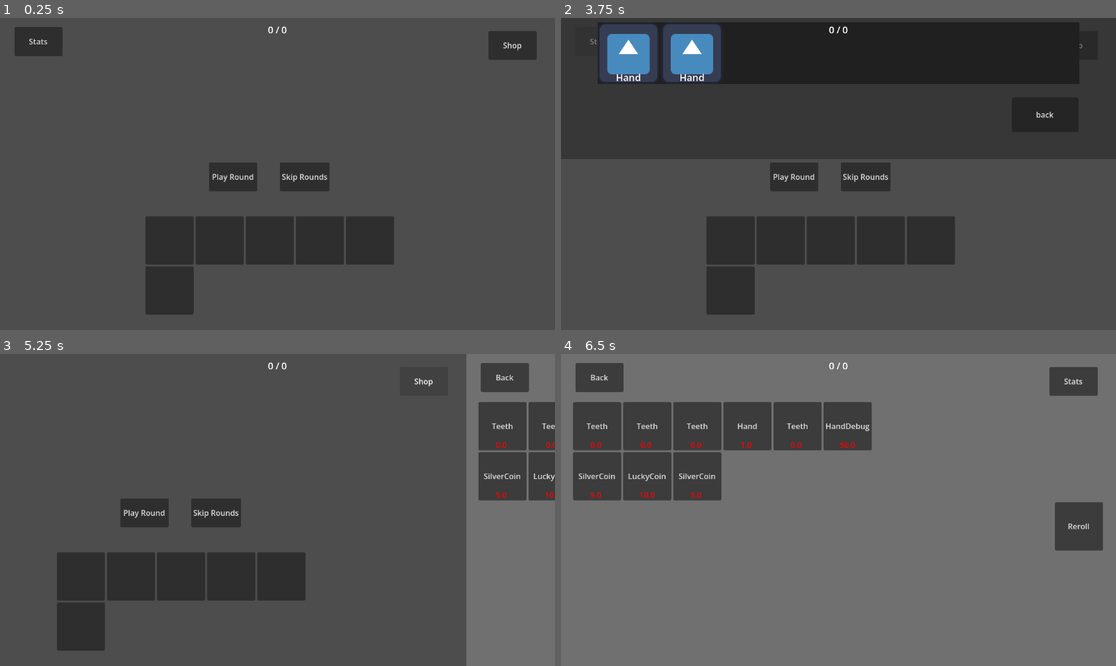
Above: before the commit, frames 1-4 (two rows, left to right).
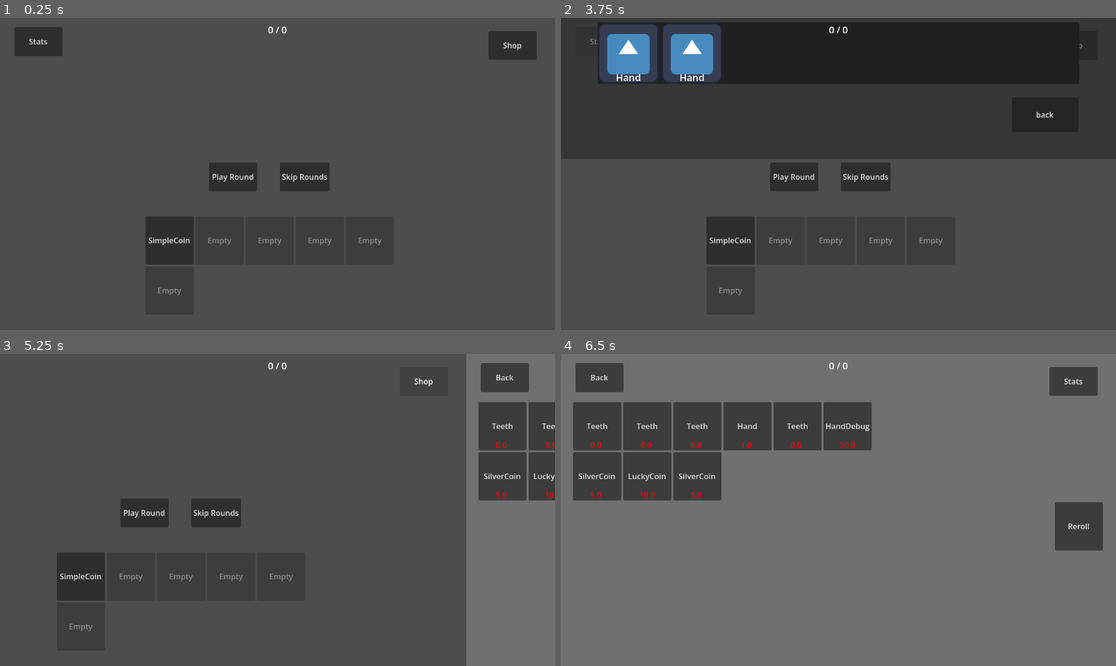
Above: after the commit, the same moments.

Repository: iceknith/Organ-Gambler-Full
Game: Godot game, scene res://src/game_scenes/main/main.tscn
Two runs of this game, one before a commit and one after it. Both use one fixed random seed, a clock stepped at 60 frames per second and the inputs below. The engine's default icon, where the game draws it, is replaced by a stand-in: a white triangle on a blue panel in a dark square.
Inputs (mouse positions are in pixels of both pictures, inside the frame that each line leads up to):
- Up to frame 1 (0.25 s): no input
- Up to frame 2 (3.75 s): click "Play Round" at 0.5 s; click "Play Round" at 1.25 s; click "Skip Rounds" at 2 s; click "Skip Rounds" at 2.75 s; click "Stats" at 3.5 s
- Up to frame 3 (5.25 s): tap Enter (ui_accept) at 4.25, 4.52 s; move the mouse to (249, 572) at 4.27 s; hold Up 4.28-5 s; hold Shift 4.28-5 s; click (249, 572) at 4.42 s; click "Shop" at 5 s
- Up to frame 4 (6.5 s): drag from (1005, 556) to (810, 572) at 5.77 s

The runs differ from the first frame. In frame 1, 0.3% of the frame differs, in the area x 26-69%, y 70-89%; in frame 2, 0.3%; in frame 3, 0.3%; in frame 4, nothing differs.

Commit message:
coin selection progres

Diff:
--- a/src/game_scenes/hub/coin_slot/coin_slot.gd
+++ b/src/game_scenes/hub/coin_slot/coin_slot.gd
@@ -1,11 +1,28 @@
 class_name CoinSlot extends Button
 
-var coin:Coin
+var index:int
 
-signal selected
+signal coin_change
+
+@export var coin:Coin = null:
+	set(new_coin):
+		coin = new_coin
+		coin_change.emit(coin)
+	get():
+		return coin
 
 func _ready() -> void:
+	Player.coin_added.connect(refresh)
 	pass
 
-func load_coin() -> void:
-	text = "Default"
+
+func refresh() -> void:
+	coin = Player.coins[index]
+	if coin != null:
+		text = coin.name
+		tooltip_text = "{0}\n{1}\n{2}".format([coin.name,coin.description,coin.durability])
+		disabled = false
+	else:
+		text = "Empty"
+		tooltip_text = ""
+		disabled = true
--- a/src/game_scenes/hub/coin_slot/coin_slot.tscn
+++ b/src/game_scenes/hub/coin_slot/coin_slot.tscn
@@ -4,5 +4,7 @@
 
 [node name="CoinSlot" type="Button" unique_id=964446660]
 custom_minimum_size = Vector2(100, 100)
+tooltip_text = "Default"
 toggle_mode = true
+text = "Default"
 script = ExtResource("1_wa75r")
--- a/src/game_scenes/hub/hub.gd
+++ b/src/game_scenes/hub/hub.gd
@@ -16,6 +16,7 @@
 
 func load_coin_slot():
 	var slot:CoinSlot
-	for n in Player.maxCoinCount:
+	for index in Player.maxCoinCount:
 		slot = coin_slot_scene.instantiate()
+		slot.index = index
 		$CoinsContainer.add_child(slot)
--- a/src/player/player.gd
+++ b/src/player/player.gd
@@ -129,6 +129,7 @@
 	for index in range(maxCoinCount):
 		if coins[index] == null:
 			coins[index] = coin
+			coin_added.emit()
 			return
 	printerr("Coin %s could not be added because player has already max amount of coins" % [str(coin)]); return
 
@@ -170,6 +171,7 @@
 	for coin_name:String in defaultCoins:
 		var coin:Coin = CoinLoader.get_object(coin_name)
 		if coin: add_coin(coin)
+	print(coins)
 
 
 ###---Editor Stuff---###
